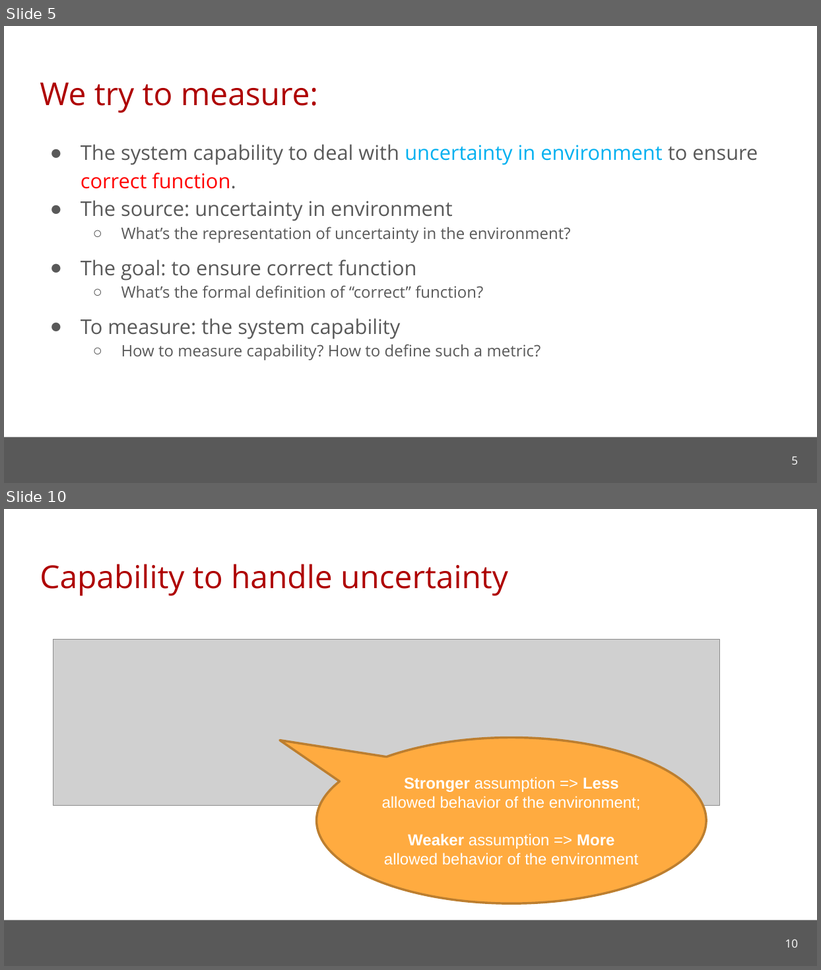
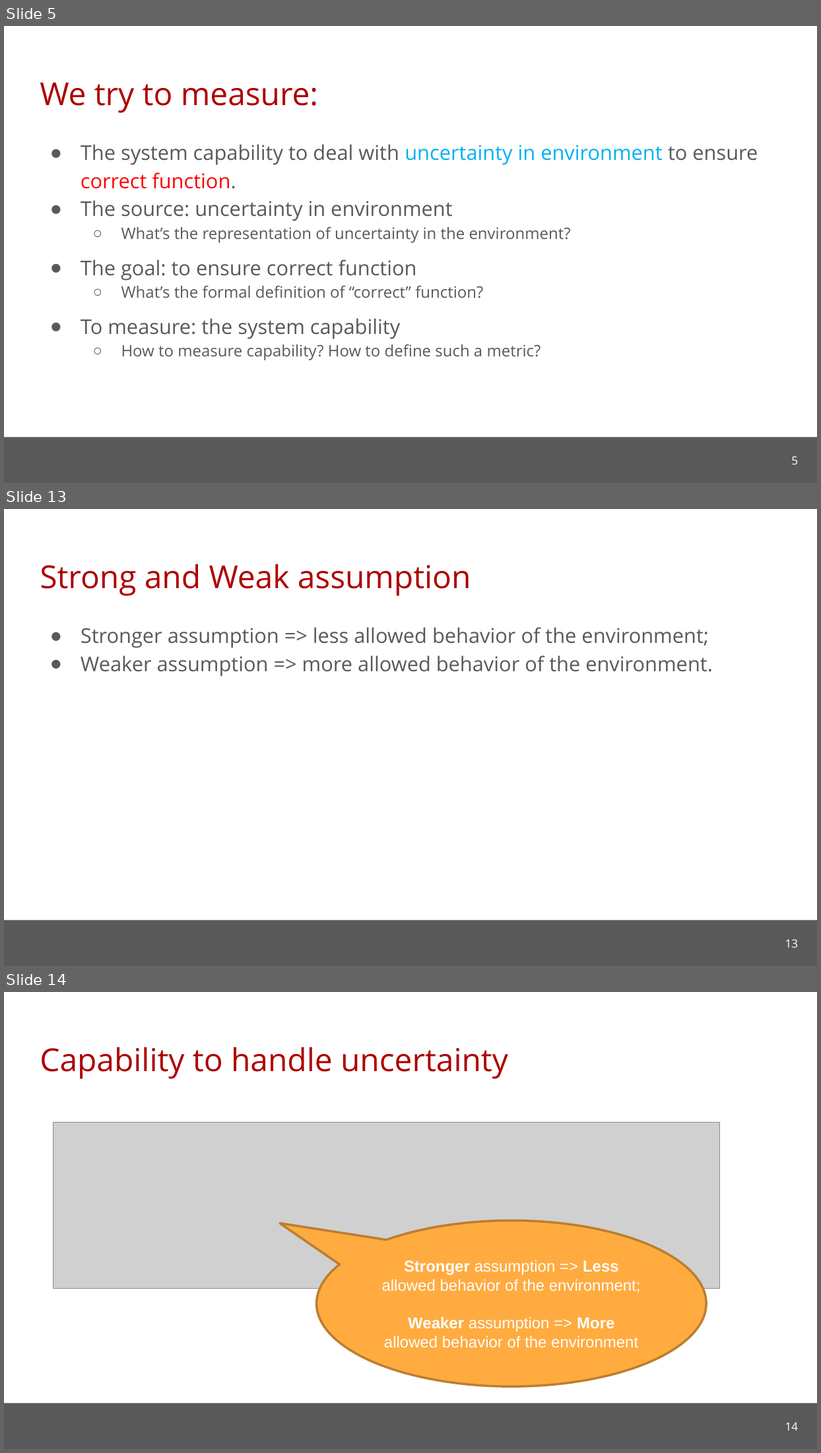
Before and after one commit to cmu-soda/Robustness, a slide deck: Robustness.pptx. Shown one above the other, each under a label of ours: slides 5 and 10 before the commit, slides 5, 13 and 14 after it; the slides between them are not shown. The pictures are 821x970 and 821x1453 pixels, drawn with LibreOffice and Linux fonts; fonts in the diff are those of the drawing; grey boxes stand for pictures; background and template pictures are left out. Boxes give left, top, right and bottom in pixels: in the first picture for what was removed or moved away, otherwise in the second. Text is boxed around its words. In the diff, an @@ line names an element or a change of style, - is before the commit and + after.

```diff
--- a/Robustness.pptx
+++ b/Robustness.pptx
@@ slide 13 added at bbox=[4, 509, 817, 966], background #FFFFFF; not listed: 1 template element that a slide beside it also shows @@
@@ title added at bbox=[40, 564, 471, 596], 28 pt, text #AE0000 @@
+Strong and Weak assumption
@@ text added at bbox=[81, 627, 713, 677], 18 pt, text #595959 @@
+● Stronger assumption => less allowed behavior of the environment;
+● Weaker assumption => more allowed behavior of the environment.
@@ page number added at bbox=[785, 939, 798, 948], 10 pt, text #FFFFFF @@
+13
@@ what was slide 10 is now slide 14 @@
@@ page number at bbox=[785, 1422, 798, 1431]: text changed @@
-10
+14
```
Also in this commit, not shown: 4 slides changed, 3 other slides added.
